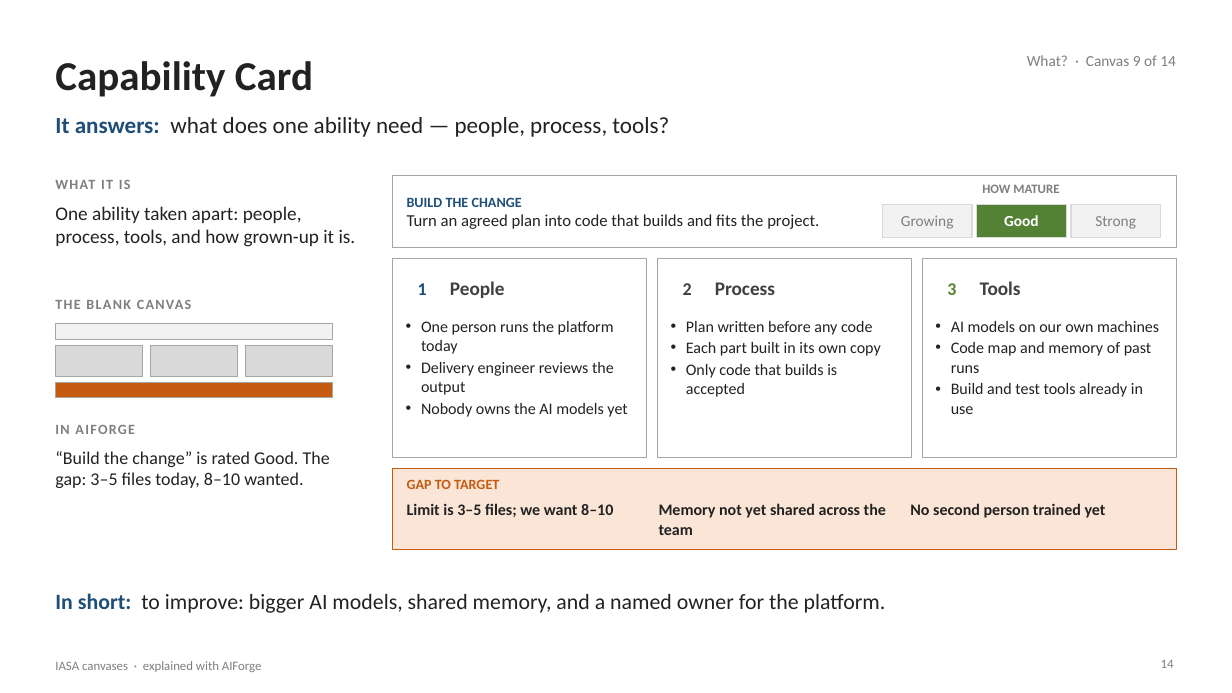
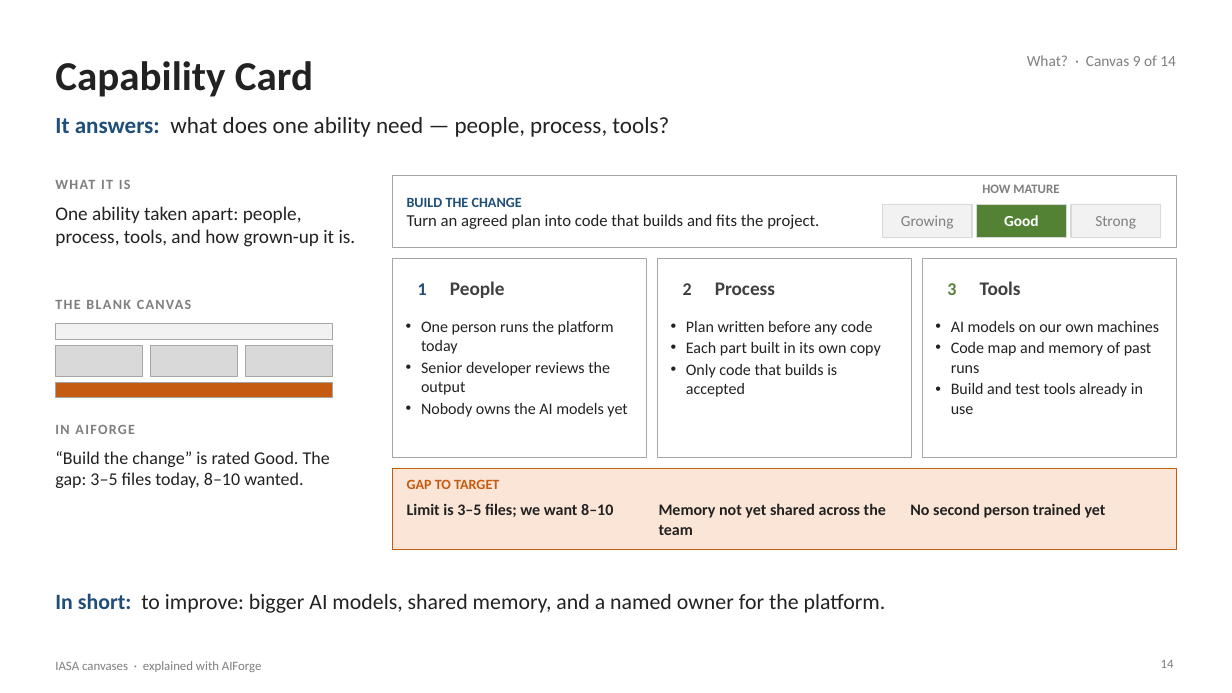
Before and after one commit to Manikanta-Reddy-Pasala/tools, a slide deck: slide 14 of course/iasa-aiforge/IASA-Canvases-with-AIForge.pptx. Drawn at 1232x693 pixels with LibreOffice and Linux fonts; fonts in the diff are those of the drawing. Boxes give left, top, right and bottom in pixels: in the first picture for what was removed or moved away, otherwise in the second. Text is boxed around its words. In the diff, an @@ line names an element or a change of style, - is before the commit and + after.

```diff
--- a/course/iasa-aiforge/IASA-Canvases-with-AIForge.pptx
+++ b/course/iasa-aiforge/IASA-Canvases-with-AIForge.pptx
@@ text at (421,362,610,395): text changed @@
-• Delivery engineer reviews the output
+• Senior developer reviews the output
```
Also in this commit, not shown: 7 other slides changed, 2 other files.
